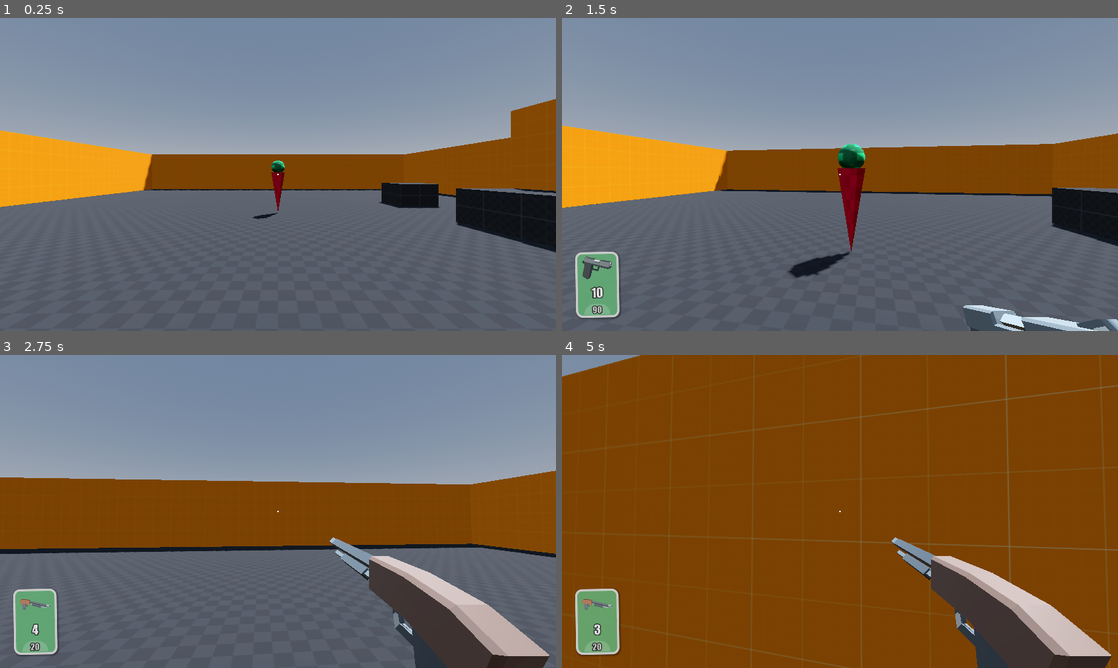
Above: before the commit, frames 1-4 (two rows, left to right).
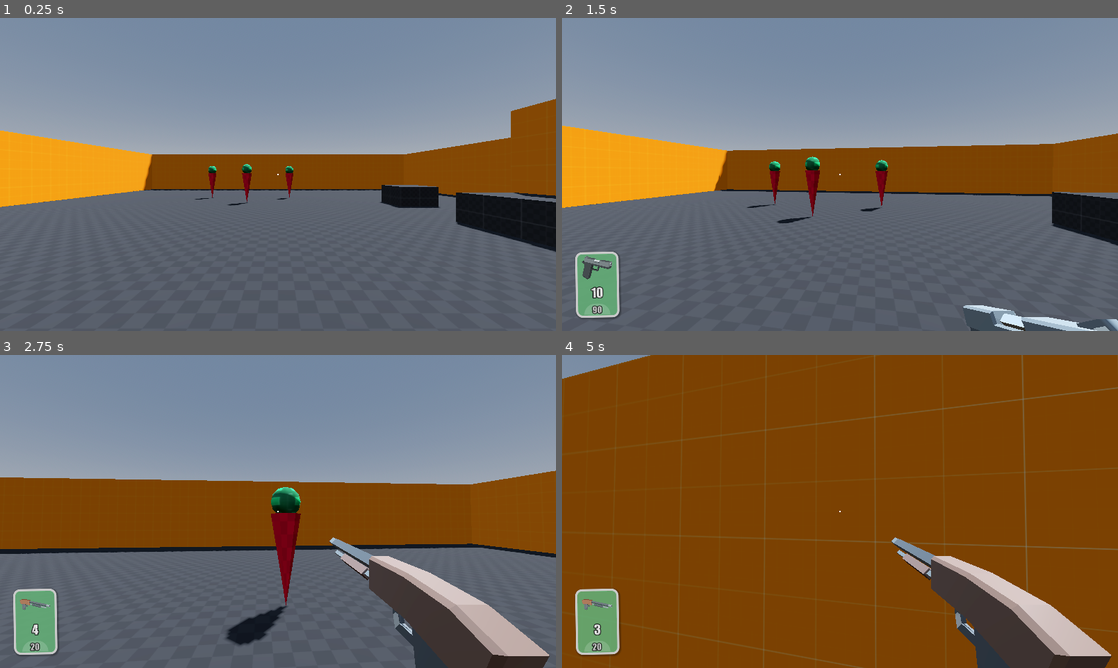
Above: after the commit, the same moments.

Repository: Llop-Estepari/CSGO-in-Godot4.0
Game: Godot game, scene res://scenes/world.tscn
The game is run twice, just before and just after one commit, with the same random seed, the same clock (stepped at 60 frames per second) and the same inputs.
Inputs (mouse positions are in pixels of both pictures, inside the frame that each line leads up to):
- Up to frame 1 (0.25 s): no input
- Up to frame 2 (1.5 s): tap Enter at 0.5 s; move the mouse to (867, 174) at 0.52 s; press the mouse at (867, 174) at 0.53 s; hold W (forward) from 0.53 s (still down); tap Space (action_jump) at 0.77 s; move the mouse to (812, 174) at 1.27 s; release the mouse at (812, 174) at 1.28 s; tap 1 at 1.35 s
- Up to frame 3 (2.75 s): keep holding W (forward); tap Space (action_jump) at 1.52 s; move the mouse to (289, 505) at 2.02 s; hold 2 from 2.03 s (still down)
- Up to frame 4 (5 s): keep holding W (forward); move the mouse to (834, 517) at 2.77 s; release 2 at 2.78 s; click (834, 517) at 2.85 s; tap Space (action_jump) at 3.02, 3.77, 4.52 s; move the mouse to (878, 514) at 3.52 s; hold 1 3.53-4.28 s; move the mouse to (795, 508) at 4.27 s; tap 2 at 4.35 s

The runs differ from the first frame. In frame 1, 1.2% of the frame differs, in the area x 35-100%, y 45-75%; in frame 2, 2.5%, in the area x 33-100%, y 40-84%; in frame 3, 1.9%; in frame 4, 2.2%.

Commit message:
Player and world
Player adjusted and enviroment updated

Diff:
--- a/scenes/player/player.tscn
+++ b/scenes/player/player.tscn
@@ -216,6 +216,18 @@
 tracks/5/interp = 1
 tracks/5/loop_wrap = true
 tracks/5/keys = {
+"times": PackedFloat32Array(0),
+"transitions": PackedFloat32Array(1),
+"update": 1,
+"values": [true]
+}
+tracks/6/type = "value"
+tracks/6/imported = false
+tracks/6/enabled = true
+tracks/6/path = NodePath(".:can_shot")
+tracks/6/interp = 1
+tracks/6/loop_wrap = true
+tracks/6/keys = {
 "times": PackedFloat32Array(0),
 "transitions": PackedFloat32Array(1),
 "update": 1,
@@ -463,6 +475,9 @@
 blend_shape_mode = 0
 shadow_mesh = SubResource("ArrayMesh_e45pj")
 
+[sub_resource type="StandardMaterial3D" id="StandardMaterial3D_acjud"]
+albedo_color = Color(0.572549, 0.478431, 0.45098, 1)
+
 [sub_resource type="StandardMaterial3D" id="StandardMaterial3D_pi41x"]
 resource_name = "wood_dark"
 cull_mode = 2
@@ -961,6 +976,7 @@
 [node name="Player" type="CharacterBody3D"]
 transform = Transform3D(1, 0, 0, 0, 1, 0, 0, 0, 1, 0, 1, 0)
 collision_layer = 2
+collision_mask = 3
 script = ExtResource("1_c8uqp")
 
 [node name="CSBody" type="CollisionShape3D" parent="."]
@@ -987,7 +1003,6 @@
 fire_rate = 0.25
 max_ammo = 90
 muzzle_flash_scale = Vector2(0.1, 0.1)
-can_shot = false
 
 [node name="Graphics" type="Node3D" parent="Pivot/Camera3D/weapons_manager/pistol"]
 transform = Transform3D(1, 0, 0, 0, 1, 0, 0, 0, 1, 0.158, -0.121706, -0.250106)
@@ -1029,6 +1044,7 @@
 one_shot = true
 
 [node name="shotgun" type="Node3D" parent="Pivot/Camera3D/weapons_manager"]
+visible = false
 script = ExtResource("3_mpaf6")
 max_ammo = 20
 mag_ammo = 4
@@ -1044,6 +1060,7 @@
 transform = Transform3D(0.104692, 0, 0, 0, 0.104692, 0, -4.44089e-16, 0, 0.104692, 0.0940678, 0.11429, 1.49012e-08)
 mesh = SubResource("ArrayMesh_rn6u5")
 skeleton = NodePath("")
+surface_material_override/0 = SubResource("StandardMaterial3D_acjud")
 
 [node name="body" type="MeshInstance3D" parent="Pivot/Camera3D/weapons_manager/shotgun/Graphics/shotgun"]
 transform = Transform3D(0.104692, 0, 0, 0, 0.104692, 0, 0, 0, 0.104692, -0.216798, 0.0685969, 0)
--- a/scenes/world.tscn
+++ b/scenes/world.tscn
@@ -80,10 +80,10 @@
 size = Vector3(29, 4, 29)
 
 [node name="Enemy" type="CSGCylinder3D" parent="enviroment"]
-transform = Transform3D(-1, 8.74228e-08, 0, -8.74228e-08, -1, 0, 0, 0, 1, 0, 0.9, 0)
+transform = Transform3D(-1, 8.74228e-08, 0, -8.74228e-08, -1, 0, 0, 0, 1, -1.87307, 0.9, -3.27823)
 calculate_tangents = false
 use_collision = true
-collision_layer = 4
+collision_layer = 2
 collision_mask = 0
 radius = 0.3
 height = 1.8
@@ -97,73 +97,109 @@
 radius = 0.3
 material = SubResource("StandardMaterial3D_kuu5y")
 
-[node name="stairs" type="Node3D" parent="enviroment"]
-
-[node name="CSGBox3D" type="CSGBox3D" parent="enviroment/stairs"]
+[node name="Enemy2" type="CSGCylinder3D" parent="enviroment"]
+transform = Transform3D(-1, 8.74228e-08, 0, -8.74228e-08, -1, 0, 0, 0, 1, -4.78893, 0.9, -5.88115)
+calculate_tangents = false
+use_collision = true
+collision_layer = 2
+collision_mask = 0
+radius = 0.3
+height = 1.8
+sides = 6
+cone = true
+smooth_faces = false
+material = SubResource("StandardMaterial3D_xm7uo")
+
+[node name="CSGSphere3D" type="CSGSphere3D" parent="enviroment/Enemy2"]
+transform = Transform3D(-1, -8.74228e-08, 0, 8.74228e-08, -1, 0, 0, 0, 1, -9.8558e-08, -1.12737, 0)
+radius = 0.3
+material = SubResource("StandardMaterial3D_kuu5y")
+
+[node name="Enemy3" type="CSGCylinder3D" parent="enviroment"]
+transform = Transform3D(-1, 8.74228e-08, 0, -8.74228e-08, -1, 0, 0, 0, 1, 0.835448, 0.9, -5.88115)
+calculate_tangents = false
+use_collision = true
+collision_layer = 2
+collision_mask = 0
+radius = 0.3
+height = 1.8
+sides = 6
+cone = true
+smooth_faces = false
+material = SubResource("StandardMaterial3D_xm7uo")
+
+[node name="CSGSphere3D" type="CSGSphere3D" parent="enviroment/Enemy3"]
+transform = Transform3D(-1, -8.74228e-08, 0, 8.74228e-08, -1, 0, 0, 0, 1, -9.8558e-08, -1.12737, 0)
+radius = 0.3
+material = SubResource("StandardMaterial3D_kuu5y")
+
+[node name="Stairs&2ndFloor" type="Node3D" parent="enviroment"]
+
+[node name="CSGBox3D" type="CSGBox3D" parent="enviroment/Stairs&2ndFloor"]
 transform = Transform3D(0.981215, -0.192916, 0, 0.192916, 0.981215, 0, 0, 0, 1, 3.0302, 0.0578184, 9.09231)
 material_override = SubResource("StandardMaterial3D_bq5qv")
 use_collision = true
 size = Vector3(0.2, 0.18, 1)
 
-[node name="CSGBox3D2" type="CSGBox3D" parent="enviroment/stairs"]
+[node name="CSGBox3D2" type="CSGBox3D" parent="enviroment/Stairs&2ndFloor"]
 transform = Transform3D(0.98826, -0.152779, 0, 0.152779, 0.98826, 0, 0, 0, 1, 3.27203, 0.107571, 9.092)
 material_override = SubResource("StandardMaterial3D_bq5qv")
 use_collision = true
 size = Vector3(0.3, 0.36, 1)
 
-[node name="CSGBox3D3" type="CSGBox3D" parent="enviroment/stairs"]
+[node name="CSGBox3D3" type="CSGBox3D" parent="enviroment/Stairs&2ndFloor"]
 transform = Transform3D(0.98826, -0.152779, 0, 0.152779, 0.98826, 0, 0, 0, 1, 3.56788, 0.183532, 9.092)
 material_override = SubResource("StandardMaterial3D_bq5qv")
 use_collision = true
 size = Vector3(0.3, 0.552512, 1)
 
-[node name="CSGBox3D5" type="CSGBox3D" parent="enviroment/stairs"]
+[node name="CSGBox3D5" type="CSGBox3D" parent="enviroment/Stairs&2ndFloor"]
 transform = Transform3D(0.98826, -0.152779, 0, 0.152779, 0.98826, 0, 0, 0, 1, 3.85498, 0.281832, 9.092)
 material_override = SubResource("StandardMaterial3D_bq5qv")
 use_collision = true
 size = Vector3(0.3, 0.690475, 1)
 
-[node name="CSGBox3D6" type="CSGBox3D" parent="enviroment/stairs"]
+[node name="CSGBox3D6" type="CSGBox3D" parent="enviroment/Stairs&2ndFloor"]
 transform = Transform3D(0.98826, -0.152779, 0, 0.152779, 0.98826, 0, 0, 0, 1, 4.14377, 0.360951, 9.092)
 material_override = SubResource("StandardMaterial3D_bq5qv")
 use_collision = true
 size = Vector3(0.3, 0.868098, 1)
 
-[node name="CSGBox3D7" type="CSGBox3D" parent="enviroment/stairs"]
+[node name="CSGBox3D7" type="CSGBox3D" parent="enviroment/Stairs&2ndFloor"]
 transform = Transform3D(0.98826, -0.152779, 0, 0.152779, 0.98826, 0, 0, 0, 1, 4.42483, 0.435475, 9.092)
 material_override = SubResource("StandardMaterial3D_bq5qv")
 use_collision = true
 size = Vector3(0.3, 1.00606, 1)
 
-[node name="CSGBox3D4" type="CSGBox3D" parent="enviroment/stairs"]
+[node name="CSGBox3D4" type="CSGBox3D" parent="enviroment/Stairs&2ndFloor"]
 transform = Transform3D(1, 0, 0, 0, 1, 0, 0, 0, 1, 5.46003, 0.454303, 9.092)
 material_override = SubResource("StandardMaterial3D_bq5qv")
 use_collision = true
-size = Vector3(2, 1.2, 1)
-
-[node name="CSGBox3D8" type="CSGBox3D" parent="enviroment/stairs"]
-transform = Transform3D(1, 0, 0, 0, 1, 0, 0, 0, 1, 7.46, 0.6, 5.592)
+size = Vector3(2, 1.2, 1.02)
+
+[node name="CSGBox3D8" type="CSGBox3D" parent="enviroment/Stairs&2ndFloor"]
+transform = Transform3D(1, 0, 0, 0, 1, 0, 0, 0, 1, 7.46, 0.454, 5.592)
 material_override = SubResource("StandardMaterial3D_bq5qv")
 use_collision = true
 size = Vector3(2, 1.2, 8)
 
-[node name="CSGBox3D10" type="CSGBox3D" parent="enviroment/stairs"]
-transform = Transform3D(1, 0, 0, 0, 1, 0, 0, 0, 1, 7.46, 0.6, -2.726)
+[node name="CSGBox3D10" type="CSGBox3D" parent="enviroment/Stairs&2ndFloor"]
+transform = Transform3D(1, 0, 0, 0, 1, 0, 0, 0, 1, 7.46, 0.450547, -2.726)
 material_override = SubResource("StandardMaterial3D_bq5qv")
 use_collision = true
 size = Vector3(2, 1.2, 2)
 
-[node name="CSGBox3D9" type="CSGBox3D" parent="enviroment/stairs"]
+[node name="CSGBox3D9" type="CSGBox3D" parent="enviroment/Stairs&2ndFloor"]
 transform = Transform3D(1, 0, 0, 0, 1, 0, 0, 0, 1, 8.96, 2, 5.592)
 material_override = SubResource("StandardMaterial3D_b1eqa")
 use_collision = true
 size = Vector3(1, 4, 8)
 
-[node name="StaticBody3D" type="StaticBody3D" parent="enviroment/stairs"]
+[node name="StaticBody3D" type="StaticBody3D" parent="enviroment/Stairs&2ndFloor"]
 transform = Transform3D(0.959146, 0.282911, 0, -0.282911, 0.959146, 0, 0, 0, 1, 4.1306, 0.642556, 9.0951)
 collision_mask = 0
 
-[node name="CollisionShape3D" type="CollisionShape3D" parent="enviroment/stairs/StaticBody3D"]
+[node name="CollisionShape3D" type="CollisionShape3D" parent="enviroment/Stairs&2ndFloor/StaticBody3D"]
 transform = Transform3D(0.692206, -0.7217, 0, 0.7217, 0.692206, 0, 0, 0, 1, -0.464586, -0.256296, 0)
 shape = SubResource("BoxShape3D_4uv2l")
 
Not shown: 1 places in scenes/player/player.tscn that only renumber resources
